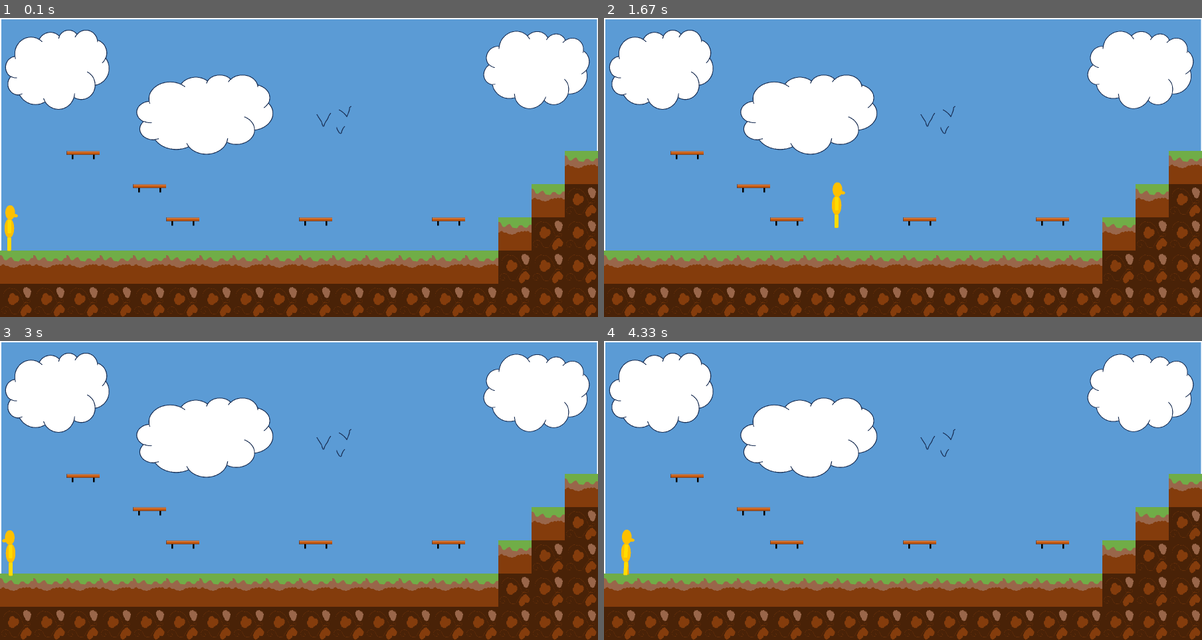
Above: before the commit, frames 1-4 (two rows, left to right).
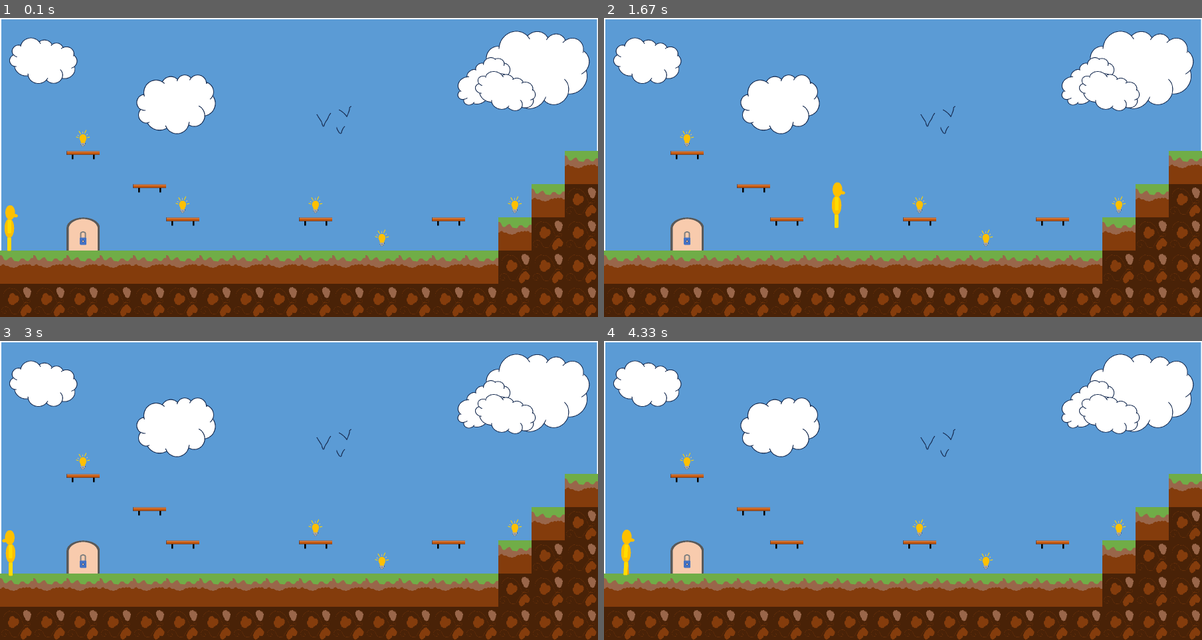
Above: after the commit, the same moments.

Repository: PeterZoet/PyGame
Game: pygame game, started from main.py
Two runs of this game, one before a commit and one after it. Both use one fixed random seed, a clock stepped at 60 frames per second and the inputs below.
Inputs:
- Up to frame 1 (0.1 s): no input
- Up to frame 2 (1.67 s): hold Right 0.33-0.8 s; hold Up 0.83-1.13 s; tap Space at 0.9, 1.23, 1.53 s; hold Right 1.17-1.63 s
- Up to frame 3 (3 s): hold Left 1.67-2.2 s; tap Space at 1.73, 2.03, 2.3, 2.6, 2.73 s; hold Left 2.23-2.63 s; hold Up from 2.67 s (still down)
- Up to frame 4 (4.33 s): release Up at 3.03 s; hold Right 3.07-3.7 s; tap Space at 3.13, 3.43, 3.8, 4.1, 4.3 s; hold Left 3.73-4.2 s; hold Right from 4.23 s (still down)

The runs differ from the first frame. In frame 1, 7.4% of the frame differs, in the area x 0-90%, y 4-78%; in frame 2, 7.3%; in frame 3, 7.3%; in frame 4, 7.3%.

Commit message:
werk 03/10/2024

Diff:
--- a/main.py
+++ b/main.py
@@ -17,23 +17,28 @@
 fps = 60
 timer = pygame.time.Clock()
 player_scale = 12
-level = [[0 for x in range(18)] for x in range(4)]
+
+# level = 18 tiles wide and 9 tiles heigh
+
+level = [[0 for x in range(18)] for x in range(3)]
 
 #level design test
-# 0 is empty tile, 1 is ground, 2 is ground, 3 is platform, 4 is player
+# 0 is empty tile, 1 is underground, 2 is ground, 3 is platform, 4 is player, 5-9 is knowledge, 10 is door
+level.append([0,0,5,0,0,0,0,0,0,0,0,0,0,0,0,0,0,0])
 level.append([0,0,3,0,0,0,0,0,0,0,0,0,0,0,0,0,0,2])
-level.append([0,0,0,0,3,0,0,0,0,0,0,0,0,0,0,0,2,1])
-level.append([4,0,0,0,0,3,0,0,0,3,0,0,0,3,0,2,1,1])
+level.append([0,0,0,0,3,6,0,0,0,7,0,0,0,0,0,8,2,1])
+level.append([4,0,10,0,0,3,0,0,0,3,0,9,0,3,0,2,1,1])
 level.append([2,2,2,2,2,2,2,2,2,2,2,2,2,2,2,1,1,1])
 level.append([1,1,1,1,1,1,1,1,1,1,1,1,1,1,1,1,1,1])
 
 print(level)
 
-# loop trough the full list and find where 5 (player) is
+# loop trough the full list and find where 4 (player) is
 for y in range(len(level)):
     if 4 in level[y]:
         start_pos = (level[y].index(4), y)
         print(f"starting pos {start_pos}")
+
 
 """
 Game variables
@@ -43,6 +48,8 @@
 # remember initial location for respawn purposes
 init_x = player_x
 init_y = player_y
+
+inventory = [False, False, False, False, False]
 counter = 0
 mode = 'idle'
 in_air = False
@@ -61,7 +68,14 @@
 ground = pygame.transform.scale(pygame.image.load('assets/images/tiles/ground.png'), (tile_size, tile_size))
 underground = pygame.transform.scale(pygame.image.load('assets/images/tiles/underground2.png'), (tile_size, tile_size))
 platform = pygame.transform.scale(pygame.image.load('assets/images/tiles/platform.png'), (tile_size, 0.25 * tile_size))
-logo = pygame.transform.scale(pygame.image.load('assets/images/logo.png'), (300, 135))
+door = pygame.transform.scale(pygame.image.load('assets/images/door.png'), (tile_size, tile_size))
+lock = pygame.transform.scale(pygame.image.load('assets/images/lock.png'), (tile_size, tile_size))
+knowledge_1 = pygame.transform.scale(pygame.image.load('assets/images/knowledge.png'), (tile_size, tile_size))
+knowledge_2 = pygame.transform.scale(pygame.image.load('assets/images/knowledge.png'), (tile_size, tile_size))
+knowledge_3 = pygame.transform.scale(pygame.image.load('assets/images/knowledge.png'), (tile_size, tile_size))
+knowledge_4 = pygame.transform.scale(pygame.image.load('assets/images/knowledge.png'), (tile_size, tile_size))
+knowledge_5 = pygame.transform.scale(pygame.image.load('assets/images/knowledge.png'), (tile_size, tile_size))
+logo = pygame.transform.scale(pygame.image.load('assets/images/logo.png'), (300, 300))
 
 player_frames = []
 for x in range(4):
@@ -69,6 +83,7 @@
 
  # 0 is empty tile, 1 is underground, 2 is ground, 3 is platform, 4 is player
 tiles = ["", underground, ground, platform] # 0 is empty for easier coding later
+collectables = [knowledge_1, knowledge_2, knowledge_3, knowledge_4, knowledge_5]
 
 def draw_player(count, direcection, mod):
     """
@@ -93,14 +108,23 @@
 def draw_level(level):
     """
     Drawes tiles in the game
+    loop trough level and find values and load sprites
     :param level: 2d list of tiles
     """
-    # 0 is empty tile, 1 is underground, 2 is ground, 3 is platform, 4 is player
+    # 0 is empty tile, 1 is underground, 2 is ground, 3 is platform, 4 is player, 5-9 is knowledge, 10 is door
     for x in range(len(level)):
         for y in range(len(level[x])):
             value = level[x][y]
             if 0 < value < 4:
                 screen.blit(tiles[value], (y * tile_size, x * tile_size))
+            elif 4 < value < 10:
+                if not inventory[value - 5]: # not in inventory so draw it
+                    screen.blit(collectables[value - 5], (y * tile_size, x * tile_size))
+            elif value == 10:
+                screen.blit(door, (y * tile_size, x * tile_size))
+                if not inventory == [True, True, True, True, True]:
+                    # if not all knowledge is collected, draw lock
+                    screen.blit(lock, (y * tile_size, x * tile_size))
 
 def checkCollision(level):
     """
@@ -108,7 +132,7 @@
      Not actual position but visual so it looks good while playing
     :param level: 2d list of tiles
     """
-    collide = 0
+    collide = False
 
     # hitbox of player
     right_coord = int((player_x + 60) // tile_size)
@@ -140,6 +164,21 @@
             collide = 0
     else:
         collide = 0
+
+    if 5 <= top_left <= 9: # when colliding with knowledge
+        if not inventory[top_left - 5]:
+            inventory[top_left - 5] = True
+    elif 5 <= top_right <= 9:
+        if not inventory[top_right - 5]:
+            inventory[top_right - 5] = True
+    elif 5 <= bottom_left <= 9:
+        if not inventory[top_right - 5]:
+            inventory[bottom_left - 5] = True
+    elif 5 <= bottom_right <= 9:
+        if not inventory[top_right - 5]:
+            inventory[bottom_right - 5] = True
+
+
 
     return collide
 
--- a/voorbeeld.py
+++ /dev/null
@@ -1,82 +0,0 @@
-import pygame
-import sys
-
-# Initialize Pygame
-pygame.init()
-
-# Constants
-WIDTH, HEIGHT = 800, 600
-WHITE = (255, 255, 255)
-BLUE = (0, 0, 255)
-GREEN = (0, 255, 0)
-FPS = 60
-
-# Player attributes
-player_width, player_height = 50, 50
-player_x, player_y = WIDTH // 2, HEIGHT - player_height
-player_vel_y = 0
-GRAVITY = 0.5
-JUMP_STRENGTH = -10
-GROUND = HEIGHT - player_height
-player_speed = 5
-
-# Platform
-platform = pygame.Rect(200, 510, 200, 10)
-
-# Movement control
-is_jumping = False
-
-
-screen = pygame.display.set_mode((WIDTH, HEIGHT))
-
-# Create a clock object to manage frame rate
-clock = pygame.time.Clock()
-
-# Game loop
-running = True
-while running:
-    # Event handling
-    for event in pygame.event.get():
-        if event.type == pygame.QUIT:
-            running = False
-
-    # Key handling
-    keys = pygame.key.get_pressed()
-    if keys[pygame.K_UP] and not is_jumping:  # Jumping mechanic
-        player_vel_y = JUMP_STRENGTH
-        is_jumping = True
-    if keys[pygame.K_LEFT]:
-        player_x -= player_speed
-    if keys[pygame.K_RIGHT]:
-        player_x += player_speed
-
-    # Apply gravity
-    player_vel_y += GRAVITY
-    player_y += player_vel_y
-
-    # Collision with ground
-    if player_y >= GROUND:
-        player_y = GROUND
-        is_jumping = False
-
-    # Collision with platform
-    player_rect = pygame.Rect(player_x, player_y, player_width, player_height)
-    if player_rect.colliderect(platform) and player_vel_y > 0:
-        player_y = platform.top - player_height
-        player_vel_y = 0
-        is_jumping = False
-
-    # Drawing
-    screen.fill(WHITE)
-    pygame.draw.rect(screen, BLUE, player_rect)  # Draw player
-    pygame.draw.rect(screen, GREEN, platform)    # Draw platform
-
-    # Update the display
-    pygame.display.flip()
-
-    # Cap the frame rate
-    clock.tick(FPS)
-
-# Quit Pygame
-pygame.quit()
-sys.exit()
Binary file changed: assets/images/background.png
Binary file added: assets/images/door.png
Binary file added: assets/images/knowledge.png
Binary file added: assets/images/lock.png
